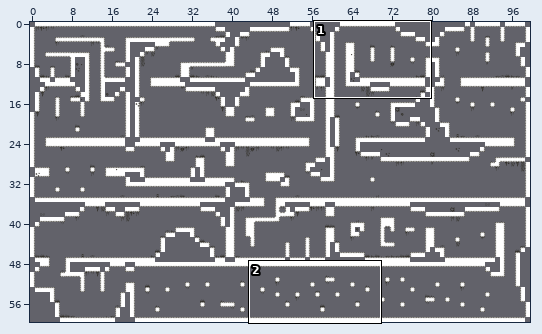
One commit to this Tiled map (JSON): source/assets/maps/level_2.json. Above: a wide view before the commit, with the close-up outlined.
Close-up. Before the commit:
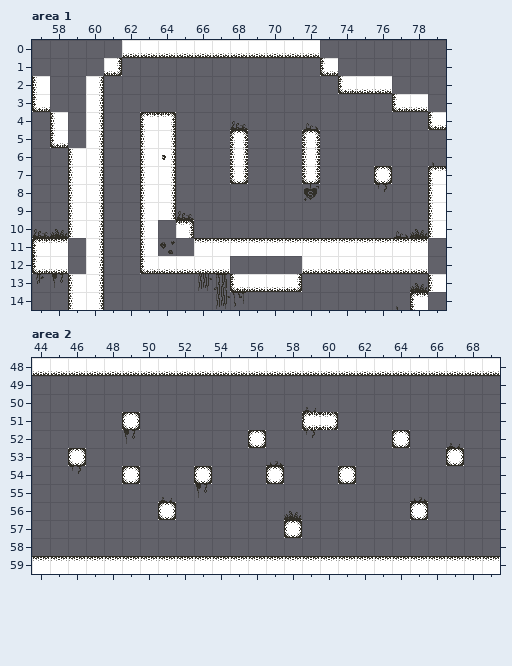
Cells are 20x20 px. Shown: area 1 x 57..79, y 0..14; area 2 x 44..69, y 48..59. The commit also changed other parts of the map, which this record leaves out.
Once edited:
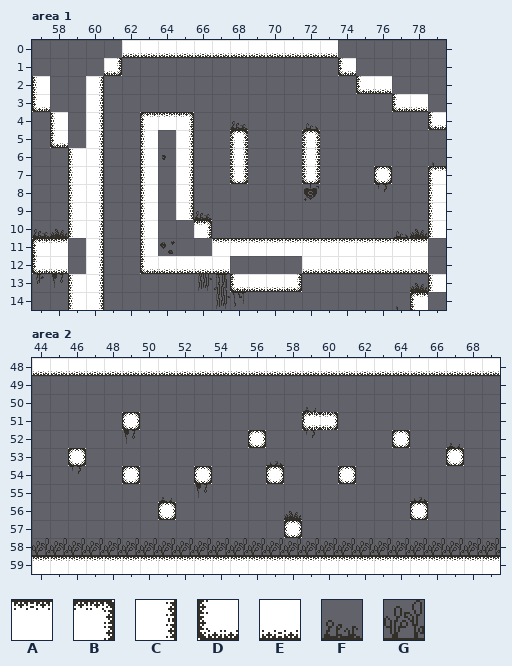
Key: from "Walls_level_1": A 1, B 2, C 9, D 14, E 15; from "deco": F 3, G 32.
_ is an empty cell.
Edits made:
Layer "walls", area 1:
y 0: x 73 _ -> E
y 1: x 73..74 D_ -> _D
y 2: x 74..75 DE -> _D
y 4: x 64..65 B_ -> AB
y 5..9: x 64..65 C_ -> _C
y 10: x 65..66 B_ -> _B
y 11: x 66 A -> _
Layer "deco", area 1:
y 9: x 65..66 F_ -> _F
Layer "deco", area 2:
y 58: x 44..69 __________________________ -> GGGGGGGGGGGGGGGGGGGGGGGGGG
